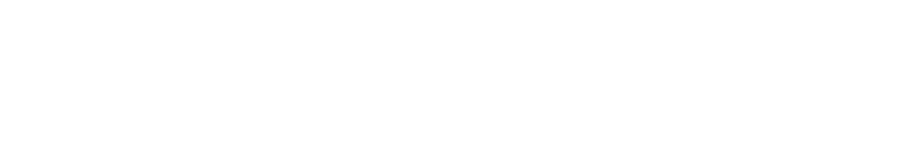
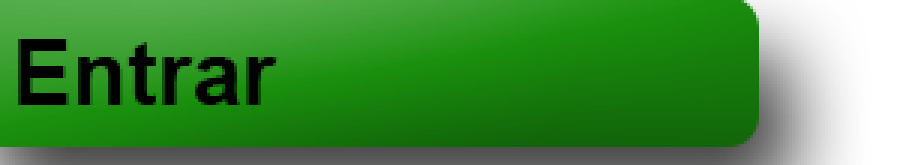
The second 900x165 image is a revision of the first. Changes to its layers:
showed group "Izquierda" (4 layers) over bbox(0, 0, 759, 150)
renamed "Consultar" to "Entrar", painted on it over bbox(15, 39, 435, 105)
